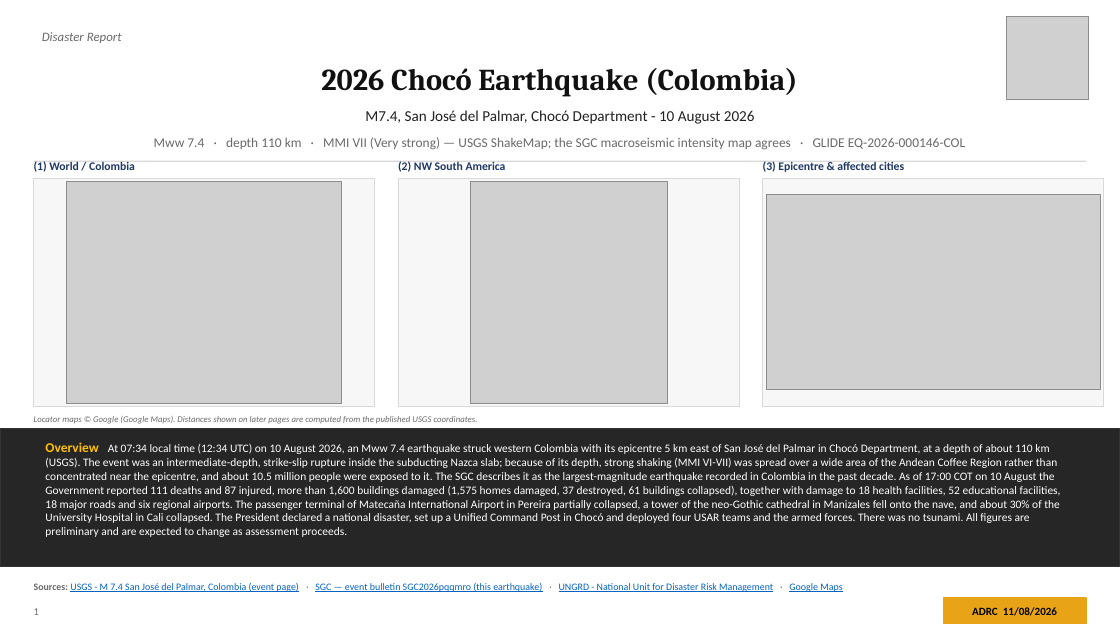
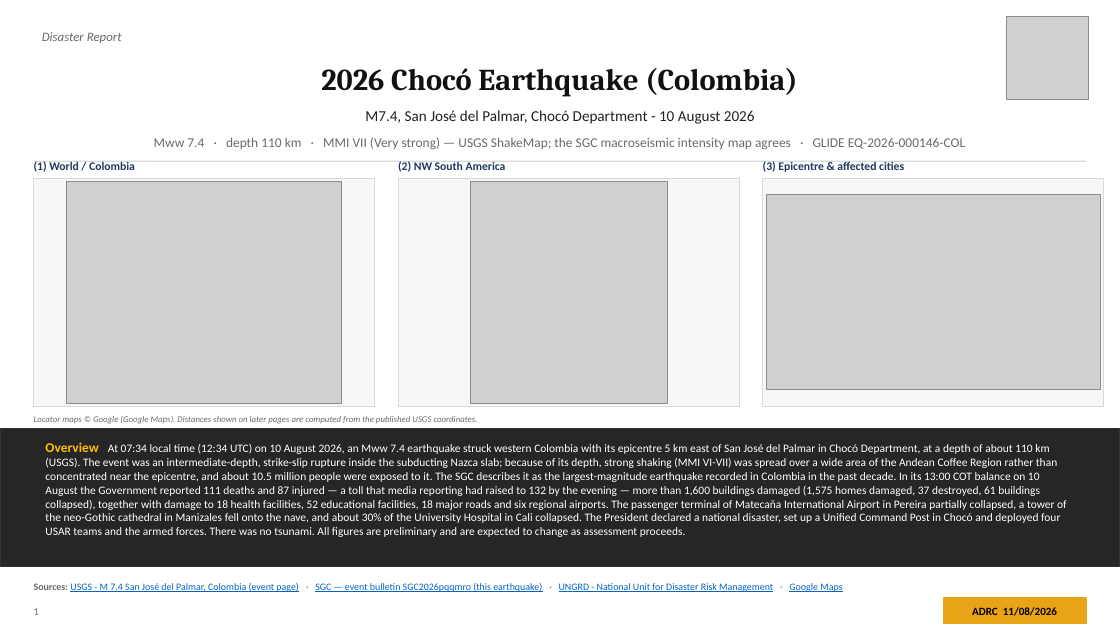
Before and after one commit to kochobi-max/whatsmap, a slide deck: slide 1 of reports/colombia_eq_20260810/output/ADRC_EQ_COL_Choco_20260810_EN.pptx. Drawn at 1120x630 pixels with LibreOffice and Linux fonts; fonts in the diff are those of the drawing; grey boxes stand for pictures. Boxes give left, top, right and bottom in pixels: in the first picture for what was removed or moved away, otherwise in the second. Text is boxed around its words. In the diff, an @@ line names an element or a change of style, - is before the commit and + after.

```diff
--- a/reports/colombia_eq_20260810/output/ADRC_EQ_COL_Choco_20260810_EN.pptx
+++ b/reports/colombia_eq_20260810/output/ADRC_EQ_COL_Choco_20260810_EN.pptx
@@ text at box(45, 442, 1067, 537): text changed @@
-Overview At 07:34 local time (12:34 UTC) on 10 August 2026, an Mww 7.4 earthquake struck western Colombia with its epicentre 5 km east of San José del Palmar in Chocó Department, at a depth of about 110 km (USGS). The event was an intermediate-depth, strike-slip rupture inside the subducting Nazca slab; because of its depth, strong shaking (MMI VI-VII) was spread over a wide area of the Andean Coffee Region rather than concentrated near the epicentre, and about 10.5 million people were exposed to it. The SGC describes it as the largest-magnitude earthquake recorded in Colombia in the past decade. As of 17:00 COT on 10 August the Government reported 111 deaths and 87 injured, more than 1,600 buildings damaged (1,575 homes damaged, 37 destroyed, 61 buildings collapsed), together with damage to 18 health facilities, 52 educational facilities, 18 major roads and six regional airports. The passenger terminal of Matecaña International Airport in Pereira partially collapsed, a tower of the neo-Gothic cathedral in Manizales fell onto the nave, and about 30% of the University Hospital in Cali collapsed. The President declared a national disaster, set up a Unified Command Post in Chocó and deployed four USAR teams and the armed forces. There was no tsunami. All figures are preliminary and are expected to change as assessment proceeds.
+Overview At 07:34 local time (12:34 UTC) on 10 August 2026, an Mww 7.4 earthquake struck western Colombia with its epicentre 5 km east of San José del Palmar in Chocó Department, at a depth of about 110 km (USGS). The event was an intermediate-depth, strike-slip rupture inside the subducting Nazca slab; because of its depth, strong shaking (MMI VI-VII) was spread over a wide area of the Andean Coffee Region rather than concentrated near the epicentre, and about 10.5 million people were exposed to it. The SGC describes it as the largest-magnitude earthquake recorded in Colombia in the past decade. In its 13:00 COT balance on 10 August the Government reported 111 deaths and 87 injured — a toll that media reporting had raised to 132 by the evening — more than 1,600 buildings damaged (1,575 homes damaged, 37 destroyed, 61 buildings collapsed), together with damage to 18 health facilities, 52 educational facilities, 18 major roads and six regional airports. The passenger terminal of Matecaña International Airport in Pereira partially collapsed, a tower of the neo-Gothic cathedral in Manizales fell onto the nave, and about 30% of the University Hospital in Cali collapsed. The President declared a national disaster, set up a Unified Command Post in Chocó and deployed four USAR teams and the armed forces. There was no tsunami. All figures are preliminary and are expected to change as assessment proceeds.
```
Also in this commit, not shown: 11 other slides changed, 7 other files.
